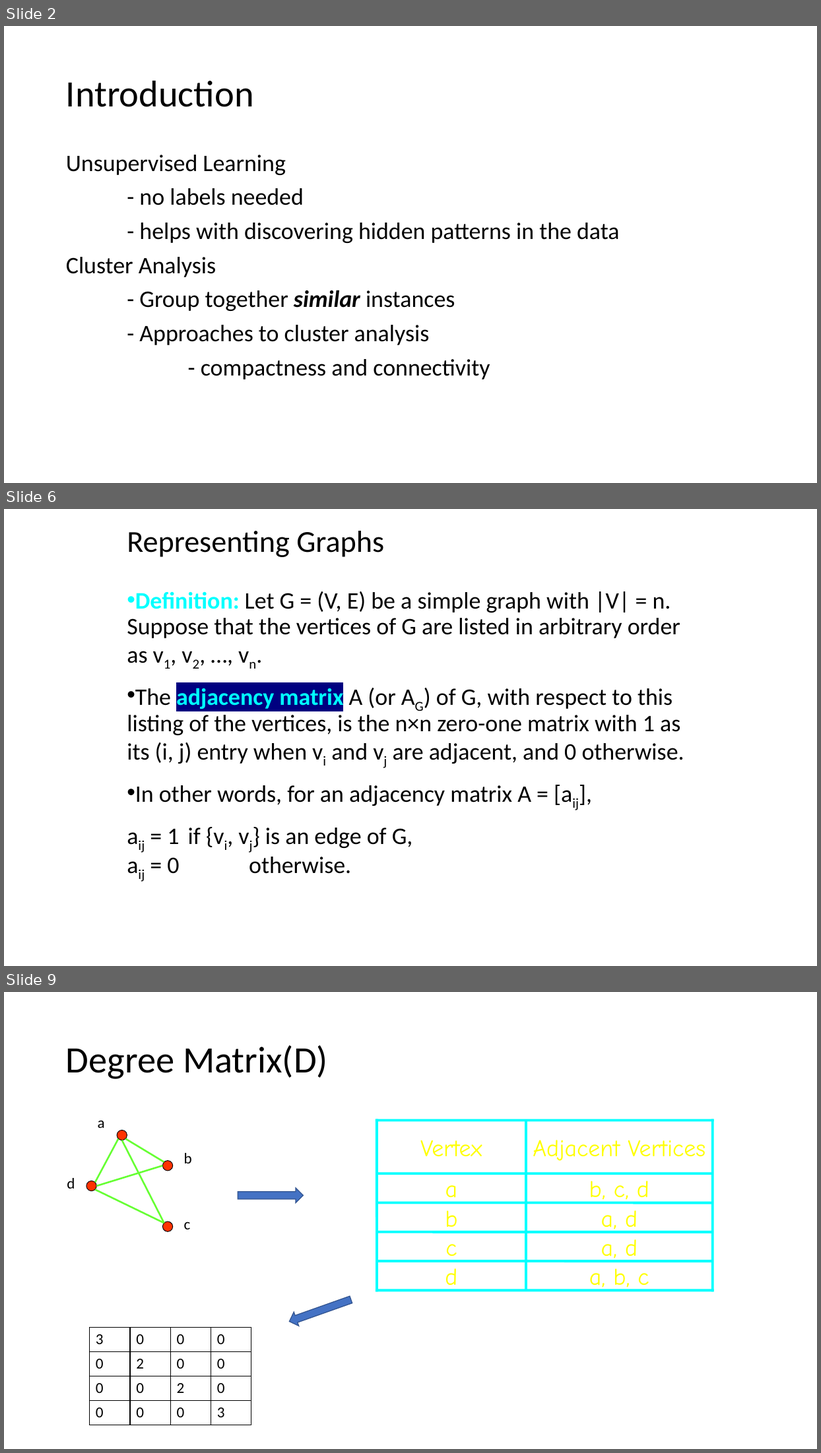
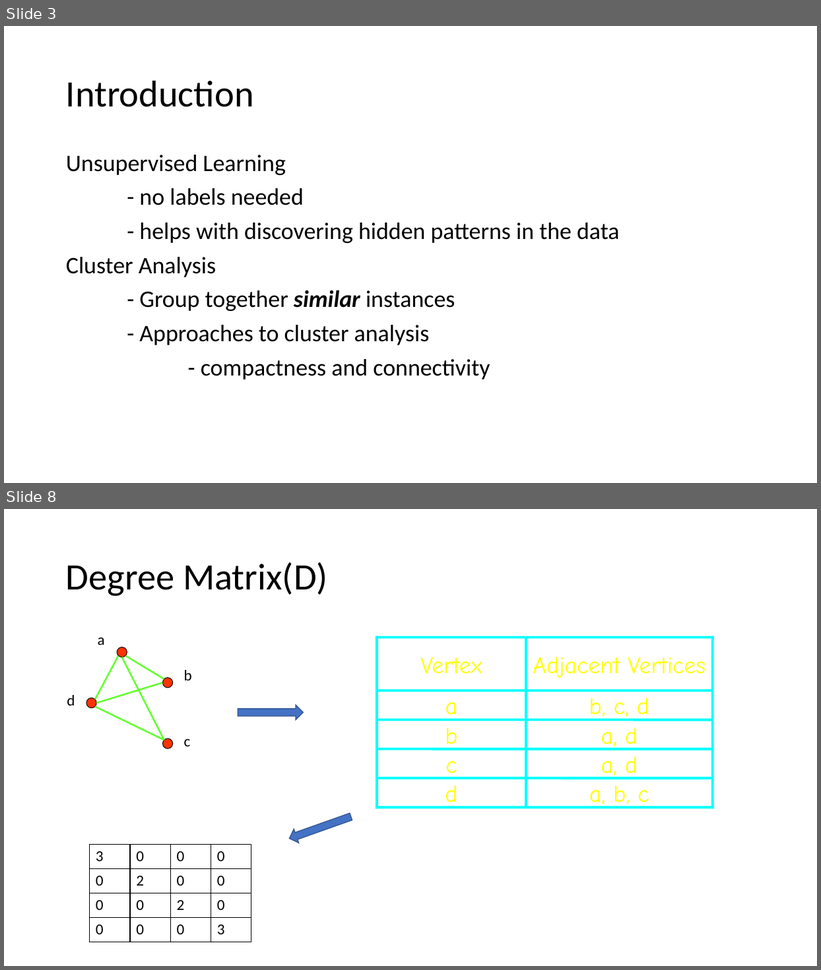
Before and after one commit to Kanchanfisky/SpectralClustering, a slide deck: Spectral Clustering.pptx. Shown one above the other, each under a label of ours: slides 2, 6 and 9 before the commit, slides 3 and 8 after it; the slides between them are not shown. The pictures are 821x1453 and 821x970 pixels, drawn with LibreOffice and Linux fonts; fonts in the diff are those of the drawing. Boxes give left, top, right and bottom in pixels: in the first picture for what was removed or moved away, otherwise in the second. Text is boxed around its words. In the diff, an @@ line names an element or a change of style, - is before the commit and + after.

```diff
--- a/Spectral Clustering.pptx
+++ b/Spectral Clustering.pptx
@@ slide 6 removed at (4, 509, 817, 966), background #FFFFFF @@
@@ title removed at (127, 531, 384, 557) @@
-Representing Graphs
@@ text removed at (127, 591, 684, 874) @@
-• Definition: Let G = (V, E) be a simple graph with |V| = n. Suppose that the vertices of G are listed in arbitrary order as v1, v2, …, vn.
-• The adjacency matrix A (or AG) of G, with respect to this listing of the vertices, is the n×n zero-one matrix with 1 as its (i, j) entry when vi and vj are adjacent, and 0 otherwise.
-• In other words, for an adjacency matrix A = [aij],
-aij = 1 if {vi, vj} is an edge of G,
-aij = 0 otherwise.
@@ what was slide 2 is now slide 3 @@
@@ what was slide 9 is now slide 8 @@
```
Also in this commit, not shown: 11 slides changed, 6 slides added, 15 other slides removed, 1 other file.
